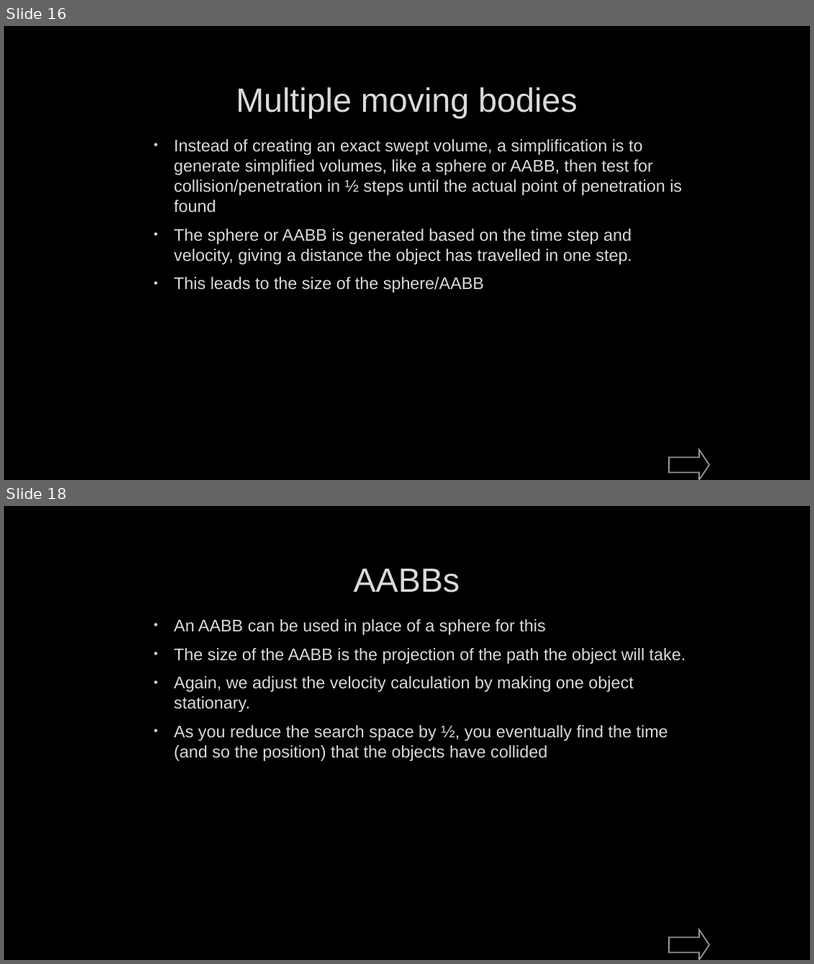
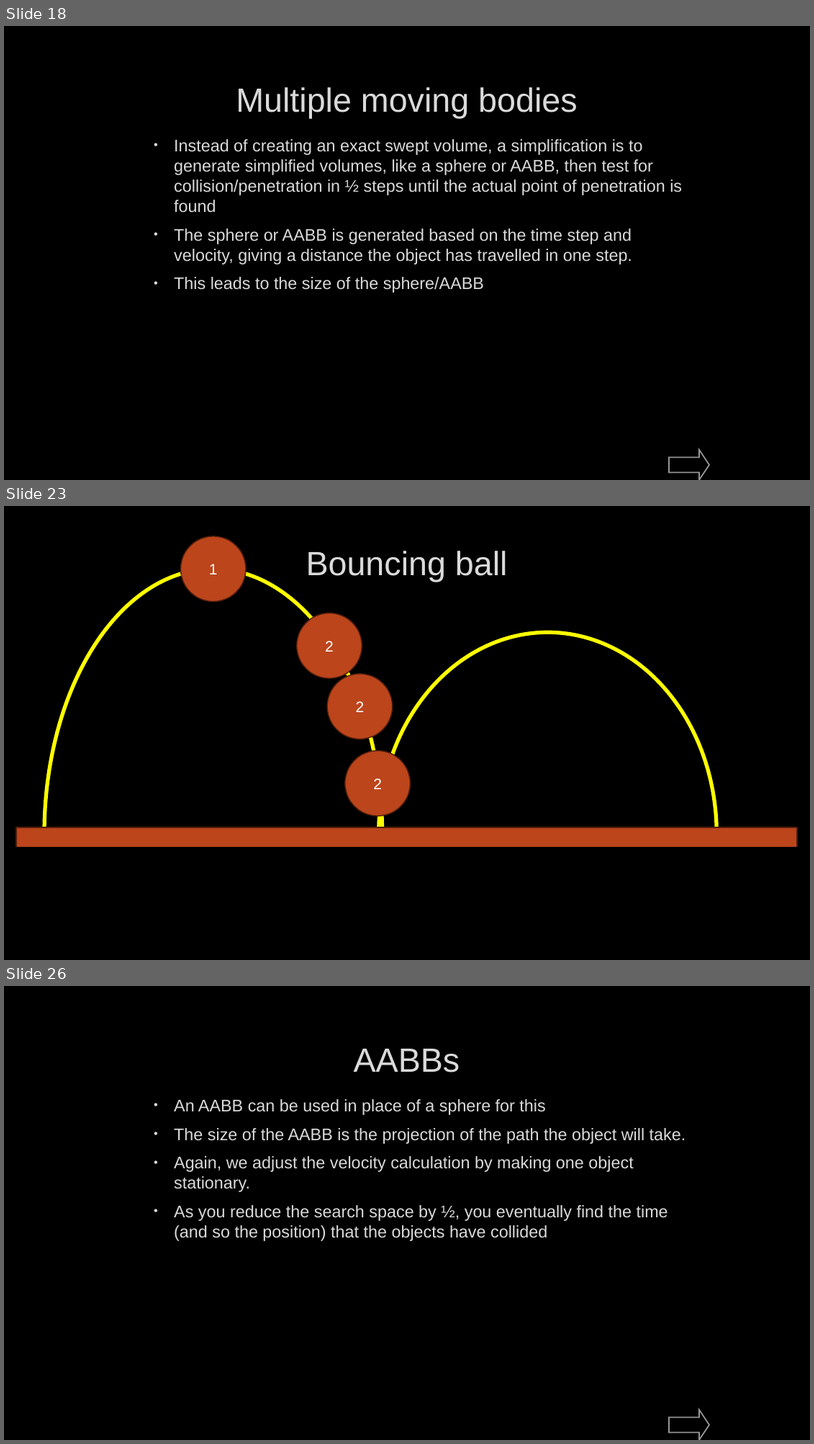
Before and after one commit to FeeneyCodes/GDP202425, a slide deck: 6022_Phys_2_(2025)/Day2Day/W01/6022_W25_W01D01_Course_Intro_Dynamic_Intersections.pptx.pptx. Shown one above the other, each under a label of ours: slides 16 and 18 before the commit, slides 18, 23 and 26 after it; the slides between them are not shown. The pictures are 814x964 and 814x1444 pixels, drawn with LibreOffice and Linux fonts; fonts in the diff are those of the drawing; background and template pictures are left out. Boxes give left, top, right and bottom in pixels: in the first picture for what was removed or moved away, otherwise in the second. Text is boxed around its words. In the diff, an @@ line names an element or a change of style, - is before the commit and + after.

```diff
--- a/6022_Phys_2_(2025)/Day2Day/W01/6022_W25_W01D01_Course_Intro_Dynamic_Intersections.pptx.pptx
+++ b/6022_Phys_2_(2025)/Day2Day/W01/6022_W25_W01D01_Course_Intro_Dynamic_Intersections.pptx.pptx
@@ slide 23 added at (4, 506, 810, 960), background picture (left out) @@
@@ ellipse added at (180, 536, 246, 602), fill #BC451B, outline #521E0C 1.25 pt, 18 pt, text #FFFFFF @@
+1
@@ ellipse added at (44, 569, 383, 960), outline #FFFF00 4.5 pt @@
@@ title added at (306, 551, 508, 582), 40 pt, text #DADADA @@
+Bouncing ball
@@ ellipse added at (297, 613, 362, 678), fill #BC451B, outline #521E0C 1.25 pt, 18 pt, text #FFFFFF @@
+2
@@ ellipse added at (379, 633, 718, 960), outline #FFFF00 4.5 pt @@
@@ ellipse added at (328, 674, 393, 739), fill #BC451B, outline #521E0C 1.25 pt, 18 pt, text #FFFFFF @@
+2
@@ ellipse added at (345, 750, 411, 816), fill #BC451B, outline #521E0C 1.25 pt, 18 pt, text #FFFFFF @@
+2
@@ rectangle added at (16, 827, 797, 847), fill #BC451B, outline #521E0C 1.25 pt @@
@@ rectangle added at (4, 847, 810, 960), fill #000000, outline #000000 1.25 pt @@
@@ what was slide 16 is now slide 18 @@
@@ what was slide 18 is now slide 26 @@
```
Also in this commit, not shown: 2 slides changed, 7 other slides added, 28 other files.
